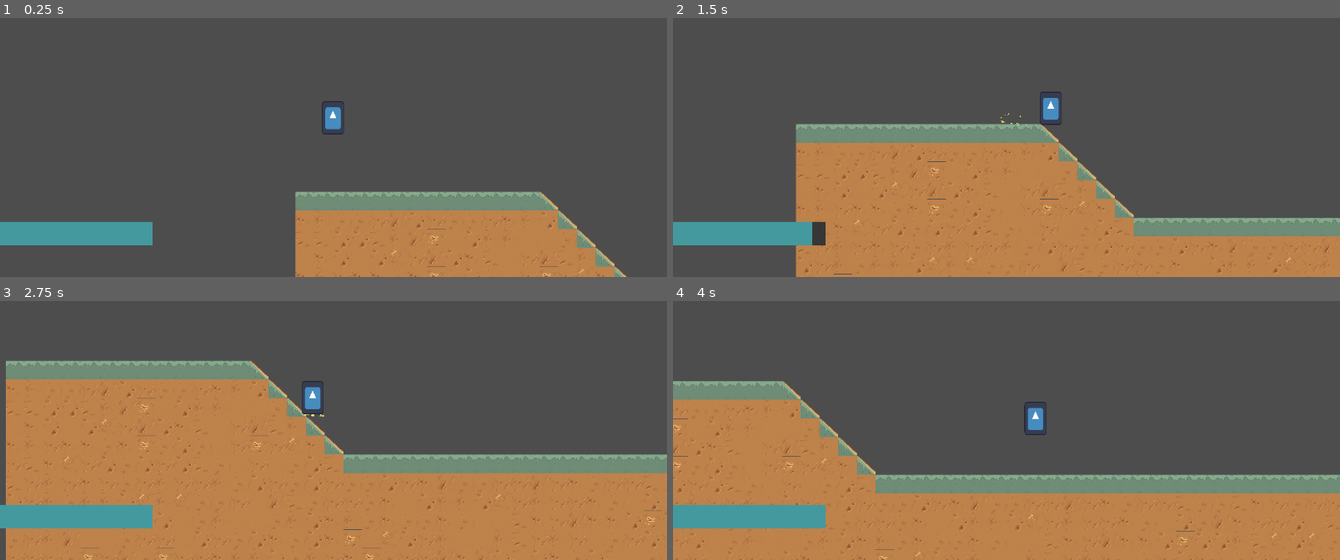
Above: before the commit, frames 1-4 (two rows, left to right).
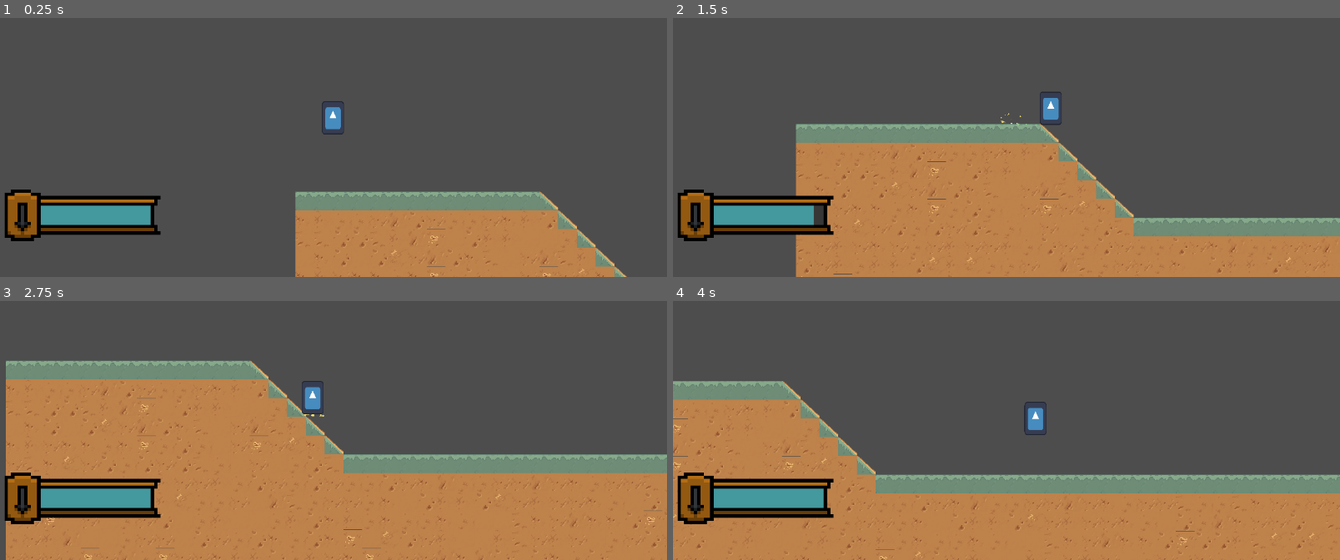
Above: after the commit, the same moments.

Repository: dzfrias/gladiator
Game: Godot game, scene res://scenes/mission.tscn
Same seed, same stepped clock (60 frames per second), same inputs: the game is played once before the commit and once after it. This scene is started directly instead of the project's main scene. The engine's default icon, where the game draws it, is replaced by a stand-in: a white triangle on a blue panel in a dark square. Sound files missing from this copy of the repository are replaced by a short silence.
Inputs (mouse positions are in pixels of both pictures, inside the frame that each line leads up to):
- Up to frame 1 (0.25 s): no input
- Up to frame 2 (1.5 s): move the mouse to (1153, 69) at 0.52 s; hold S (burrow) 0.53-1.28 s; hold D (right) from 0.53 s (still down); tap Space (jump) at 0.77, 1.07 s; move the mouse to (873, 108) at 1.27 s; tap S (burrow) at 1.35 s
- Up to frame 3 (2.75 s): tap Space (jump) at 1.52, 1.82 s; move the mouse to (outside the picture) at 2.02 s; release D (right) at 2.03 s; hold A (left) from 2.03 s (still down); hold Shift (fallthrough) from 2.03 s (still down); tap S (burrow) at 2.3 s
- Up to frame 4 (4 s): move the mouse to (973, 448) at 2.77 s; release A (left) at 2.78 s; release Shift (fallthrough) at 2.78 s; hold D (right) from 2.78 s (still down); click (973, 448) at 2.85 s; tap Space (jump) at 3.02, 3.32, 3.77 s; tap S (burrow) at 3.05, 3.8 s; move the mouse to (1206, 427) at 3.52 s; hold I (interact) from 3.53 s (still down)

The runs differ from the first frame. In frame 1, 4.4% of the frame differs, in the area x 0-25%, y 66-88%; in frame 2, 4.4%; in frame 3, 4.4%; in frame 4, 4.4%.

Commit message:
add texture to burrow bar

Diff:
--- a/scenes/player_ui.tscn
+++ b/scenes/player_ui.tscn
@@ -6,6 +6,7 @@
 [ext_resource type="PackedScene" uid="uid://beu7cb0rnolxb" path="res://scenes/survival_ui.tscn" id="4_k0q64"]
 [ext_resource type="Script" path="res://scripts/ui/ammo_ui.gd" id="5_74ny8"]
 [ext_resource type="Script" path="res://scripts/ui/burrow_bar.gd" id="6_6nq0s"]
+[ext_resource type="Texture2D" uid="uid://bwam1j3kd5gx0" path="res://assets/Art/burrow_bar.png" id="7_rtk66"]
 
 [sub_resource type="StyleBoxFlat" id="StyleBoxFlat_n0e2u"]
 bg_color = Color(0.215686, 0.215686, 0.215686, 1)
@@ -23,8 +24,10 @@
 anchors_preset = 2
 anchor_top = 1.0
 anchor_bottom = 1.0
-offset_top = -69.0
-offset_right = 508.0
+offset_left = 13.0
+offset_top = -70.0
+offset_right = 521.0
+offset_bottom = -1.0
 grow_vertical = 0
 theme_override_font_sizes/normal_font_size = 50
 bbcode_enabled = true
@@ -32,13 +35,28 @@
 autowrap_mode = 0
 script = ExtResource("5_74ny8")
 
-[node name="BurrowBar" type="ProgressBar" parent="."]
+[node name="TextureRect" type="TextureRect" parent="."]
 anchors_preset = 2
 anchor_top = 1.0
 anchor_bottom = 1.0
-offset_top = -106.0
-offset_right = 293.0
-offset_bottom = -61.0
+offset_left = 9.0
+offset_top = -168.0
+offset_right = 308.0
+offset_bottom = -66.0
+grow_vertical = 0
+texture = ExtResource("7_rtk66")
+stretch_mode = 4
+
+[node name="BurrowBar" type="ProgressBar" parent="TextureRect"]
+z_index = -1
+layout_mode = 1
+anchors_preset = 2
+anchor_top = 1.0
+anchor_bottom = 1.0
+offset_left = 56.0
+offset_top = -72.0
+offset_right = 281.0
+offset_bottom = -32.0
 grow_vertical = 0
 theme_override_styles/background = SubResource("StyleBoxFlat_n0e2u")
 theme_override_styles/fill = SubResource("StyleBoxFlat_rjwni")
Binary file added: assets/Art/burrow_bar.png
Not shown, added: assets/Art/burrow_bar.png.import
Not shown: 1 places in scenes/player_ui.tscn that only renumber resources
